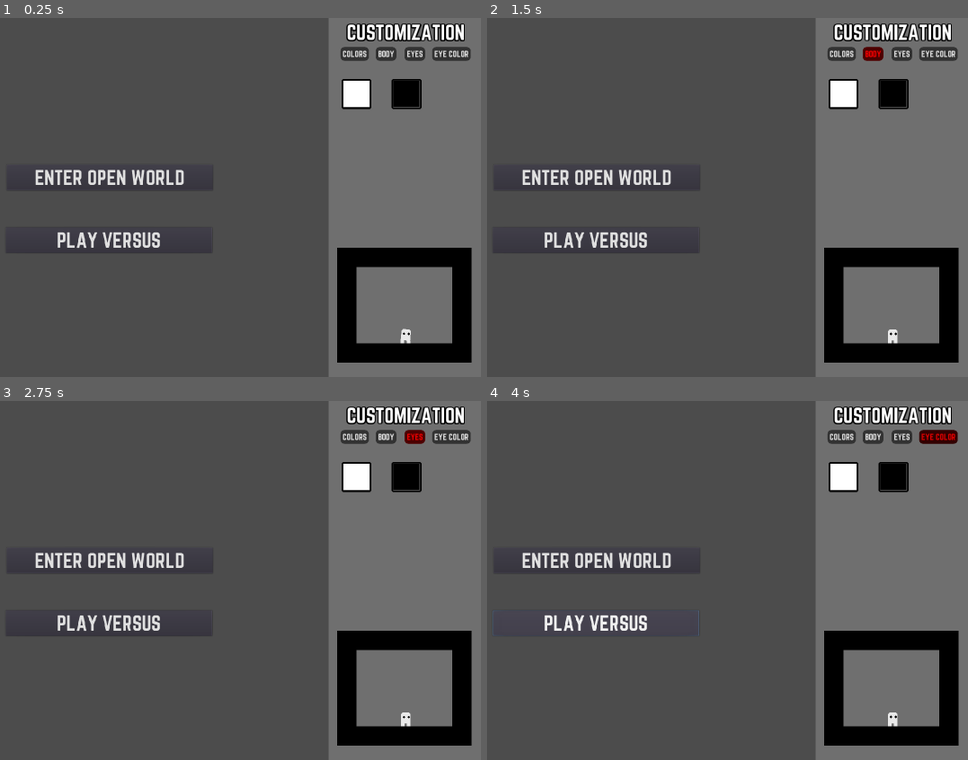
Above: before the commit, frames 1-4 (two rows, left to right).
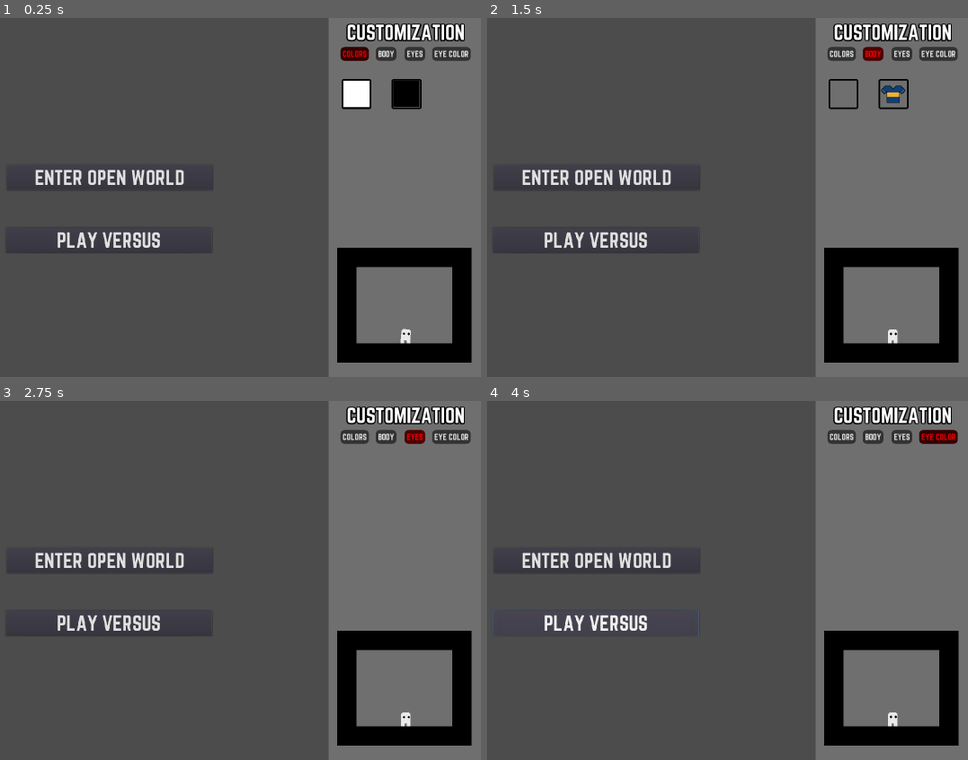
Above: after the commit, the same moments.

Repository: Maigal/gorace
Game: Godot game, scene res://Lobby.tscn
Same seed, same stepped clock (60 frames per second), same inputs: the game is played once before the commit and once after it. This scene is started directly instead of the project's main scene.
Inputs:
- Up to frame 1 (0.25 s): no input
- Up to frame 2 (1.5 s): click "COLORS" at 0.5 s; click "BODY" at 1.25 s
- Up to frame 3 (2.75 s): click "EYES" at 2 s
- Up to frame 4 (4 s): click "EYE COLOR" at 2.75 s; click "PLAY VERSUS" at 3.5 s

The runs differ from the first frame. In frame 1, 0.2% of the frame differs, in the area x 70-77%, y 8-12%; in frame 2, 0.8%; in frame 3, 1.1%, in the area x 71-88%, y 17-26%; in frame 4, 1.1%.
Error after the commit: Invalid get index 'description' (on base: 'Dictionary'). (res://LobbyCustomization.gd:26)

Commit message:
polish on population

Diff:
--- a/client/CustomizationData.gd
+++ b/client/CustomizationData.gd
@@ -3,13 +3,17 @@
 var body_equips = [
 	{
 		id = 0,
+		description = "None",
 		resource = null,
-		animated = false
+		animated = false,
+		img = ""
 	},
 	{
 		id = 1,
+		description = "BOKITA EL MAS GRANDE",
 		resource = load("res://Sprites/Player/Customization/Body/1.png"),
-		animated = false
+		animated = false,
+		img = "res://Sprites/Player/Customization/Body/1_list.png"
 	}
 ]
 
--- a/client/LobbyCustomization.gd
+++ b/client/LobbyCustomization.gd
@@ -12,9 +12,11 @@
 onready var list_item = preload("res://Misc/ListItem.tscn")
 
 func _ready():
-	populate_category()
+	_on_Change_Category_pressed('body_colors')
 
 func populate_category():
+	for oldItem in $Background/ScrollContainer/GridContainer.get_children():
+		oldItem.queue_free()
 	for item in available_items[selectedCategory]:
 		var itemData = customizationData[selectedCategory][item]
 		print('itemdata: ', itemData)
@@ -36,4 +38,4 @@
 		if category.name == 'Pill_' + arg:
 			category.self_modulate = Color(1,0,0,1)
 	print('selectedCategory: ', selectedCategory)
-#	populate_category()
+	populate_category()
Binary file added: client/Sprites/Player/Customization/Body/1_list.png
Not shown, added: client/Sprites/Player/Customization/Body/1_list.png.import
